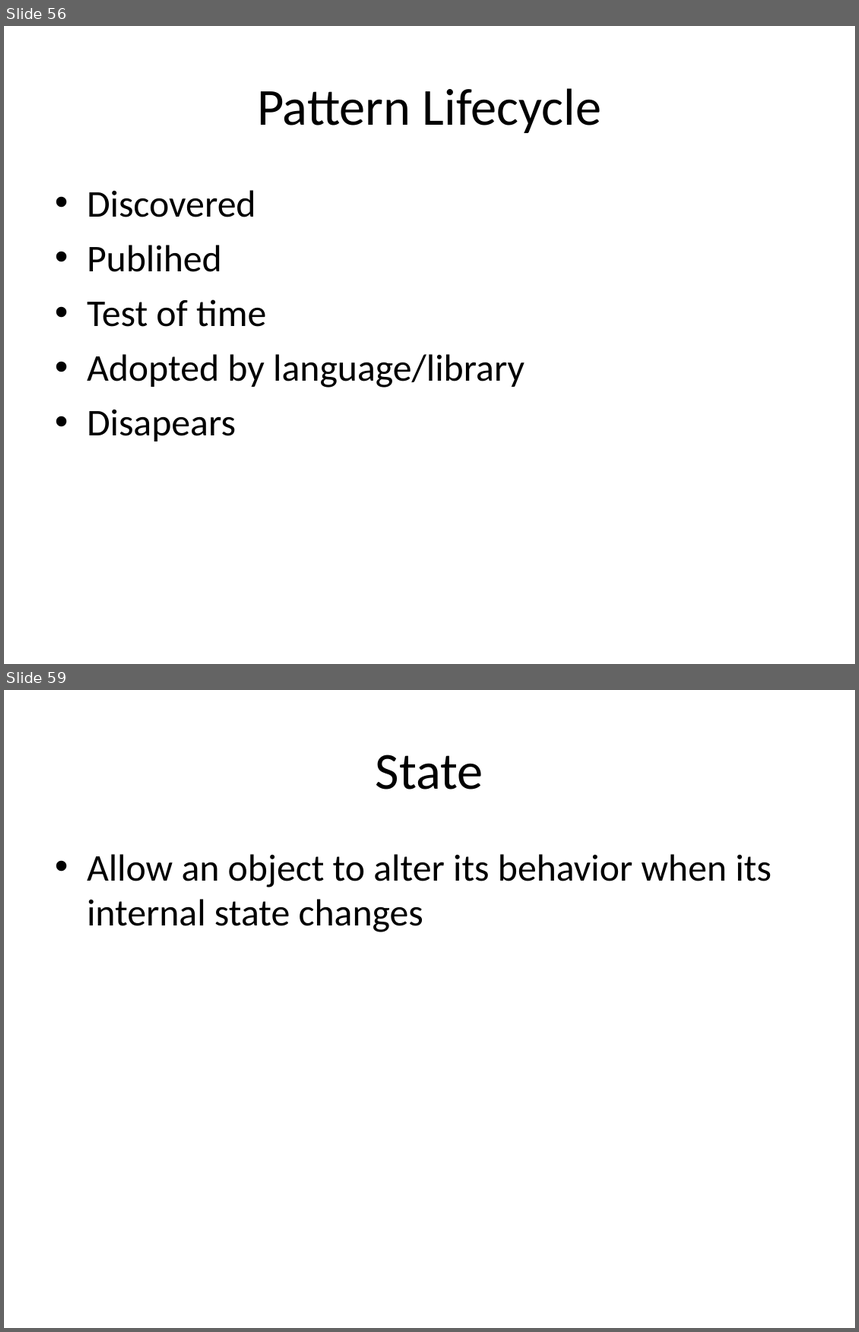
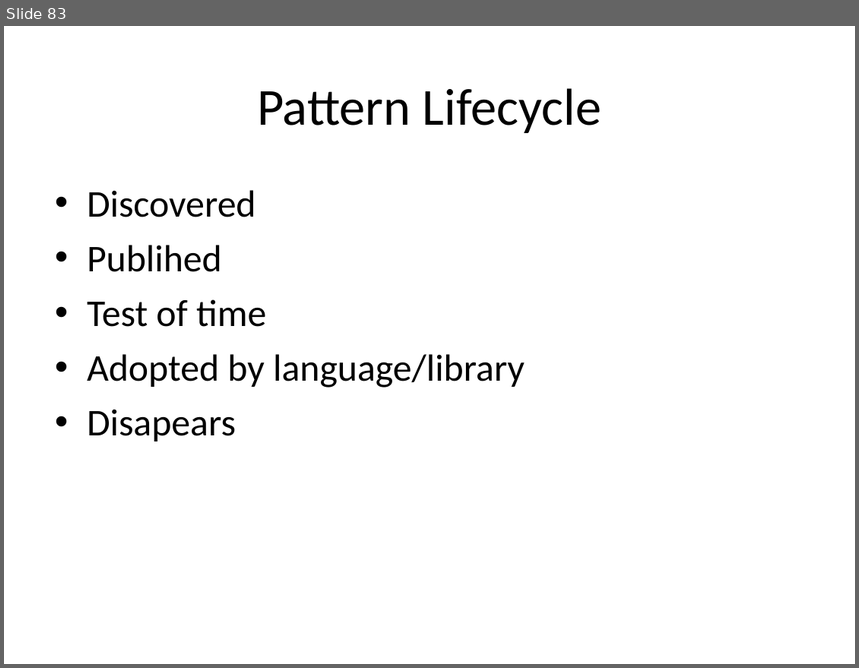
Before and after one commit to kamyu104/GofPatterns, a slide deck: Effective patterns.ppt. Shown one above the other, each under a label of ours: slides 56 and 59 before the commit, slide 83 after it; the slides between them are not shown. The pictures are 859x1332 and 859x668 pixels, drawn with LibreOffice and Linux fonts; fonts in the diff are those of the drawing. Boxes give left, top, right and bottom in pixels: in the first picture for what was removed or moved away, otherwise in the second. Text is boxed around its words. In the diff, an @@ line names an element or a change of style, - is before the commit and + after.

```diff
--- a/Effective patterns.ppt
+++ b/Effective patterns.ppt
@@ slide 59 removed at <box>4,690,855,1328</box>, background #FFFFFF @@
@@ title removed at <box>376,755,484,790</box> @@
-State
@@ text removed at <box>87,854,772,932</box> @@
-• Allow an object to alter its behavior when its internal state changes
@@ what was slide 56 is now slide 83 @@
```
Also in this commit, not shown: 7 slides changed, 30 slides added, 4 other slides removed.
